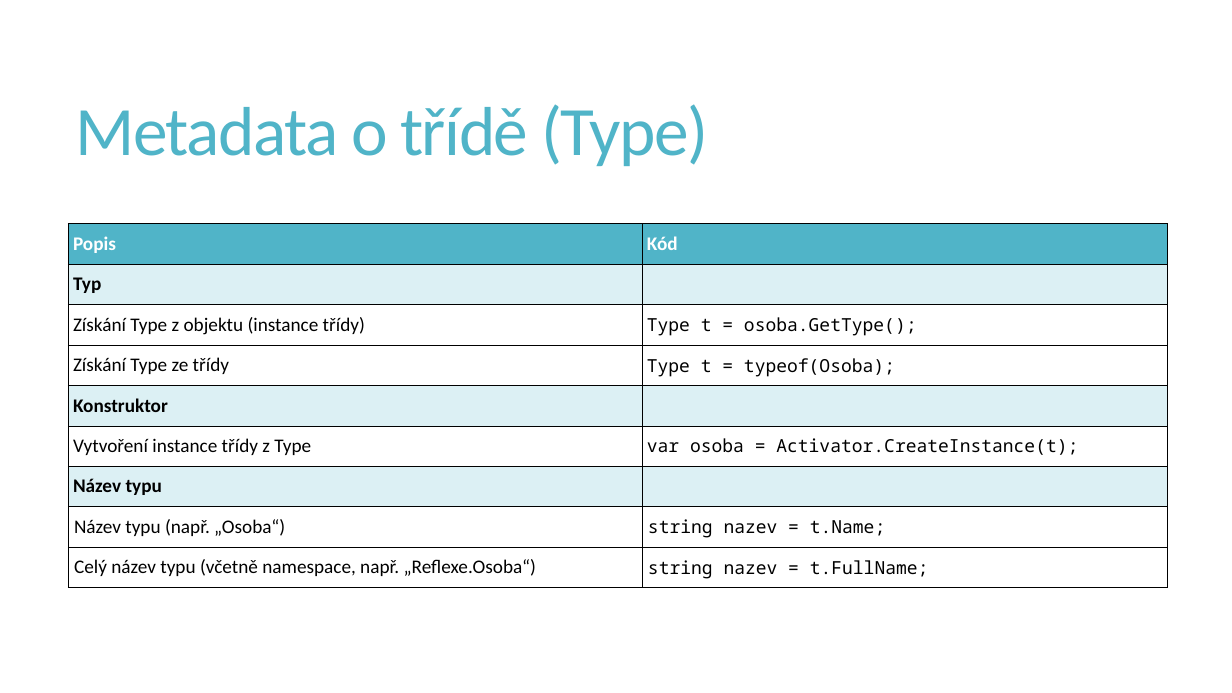
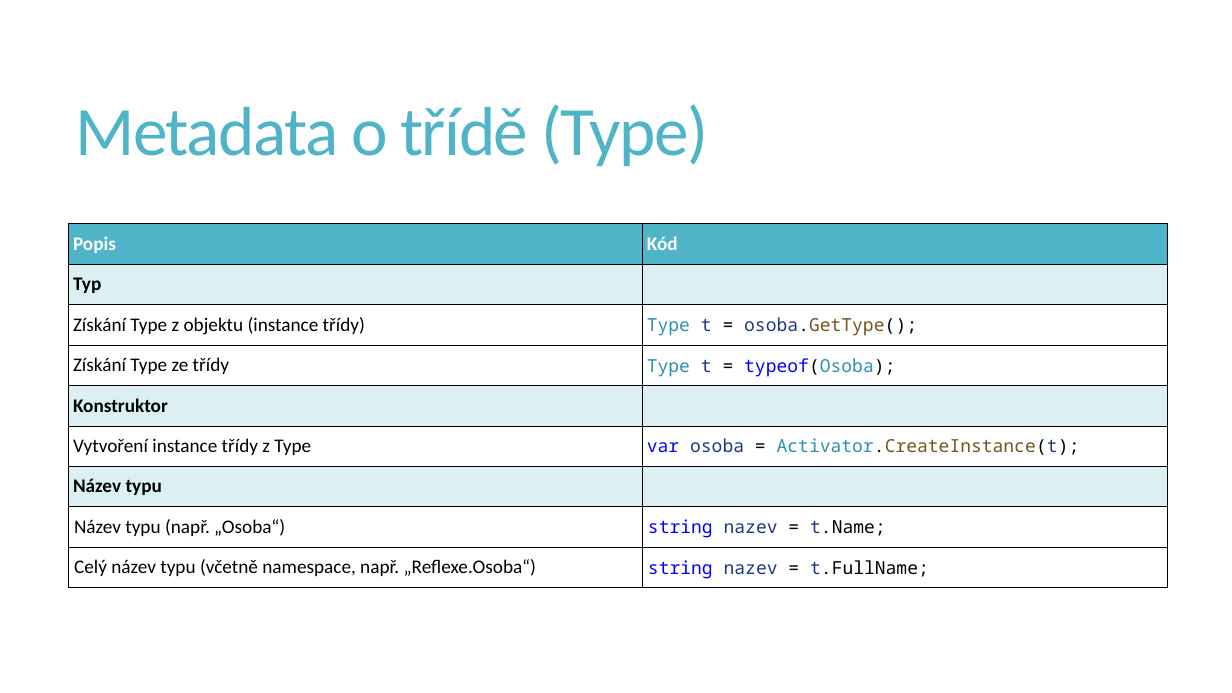
Before and after one commit to PetrVobornik/prednasky, a slide deck: slide 3 of Xamarin.Forms/07-Reflexe/reflexe.ppsx. Drawn at 1232x693 pixels with LibreOffice and Linux fonts; fonts in the diff are those of the drawing. Boxes give left, top, right and bottom in pixels: in the first picture for what was removed or moved away, otherwise in the second. Text is boxed around its words. In the diff, an @@ line names an element or a change of style, - is before the commit and + after.

```diff
--- a/Xamarin.Forms/07-Reflexe/reflexe.ppsx
+++ b/Xamarin.Forms/07-Reflexe/reflexe.ppsx
@@ table at box(68, 224, 1167, 587) @@
@@ text colour #000000 to #2B91AF in "Type", "Type typeof(Osoba);", "Activator.CreateInstance(t);" @@
@@ text colour #000000 to #1F377F in "t osoba.GetType();", "t", "osoba Activator.CreateInstance(t);", "nazev t.Name;" and 1 more places @@
@@ text colour #000000 to #74531F in "osoba.GetType();", "Activator.CreateInstance(t);" @@
@@ text colour #000000 to #0000FF in "typeof(Osoba);", "var", "string", "string" @@
```
Also in this commit, not shown: 5 other slides changed, 4 other files.
